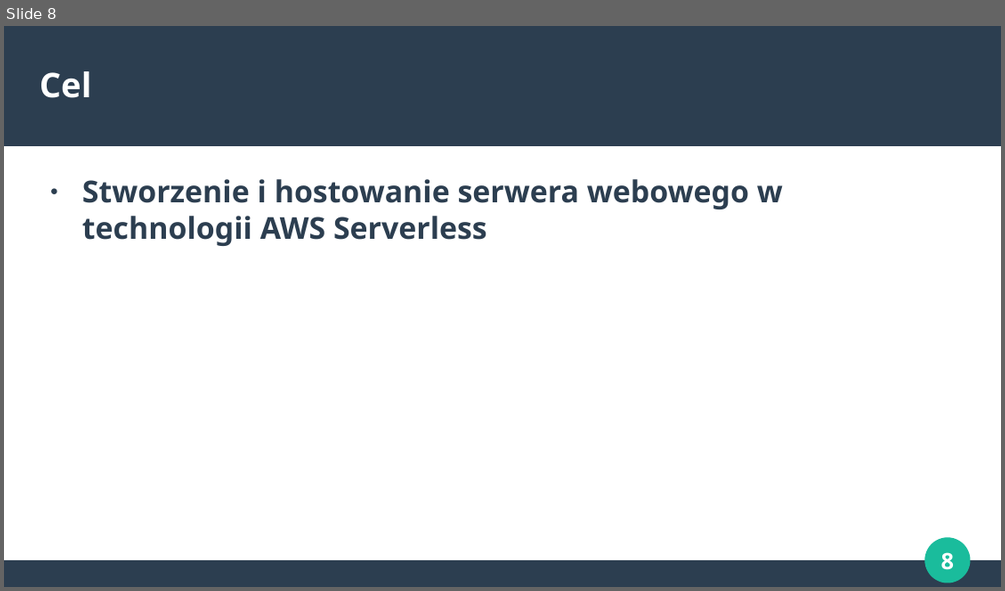
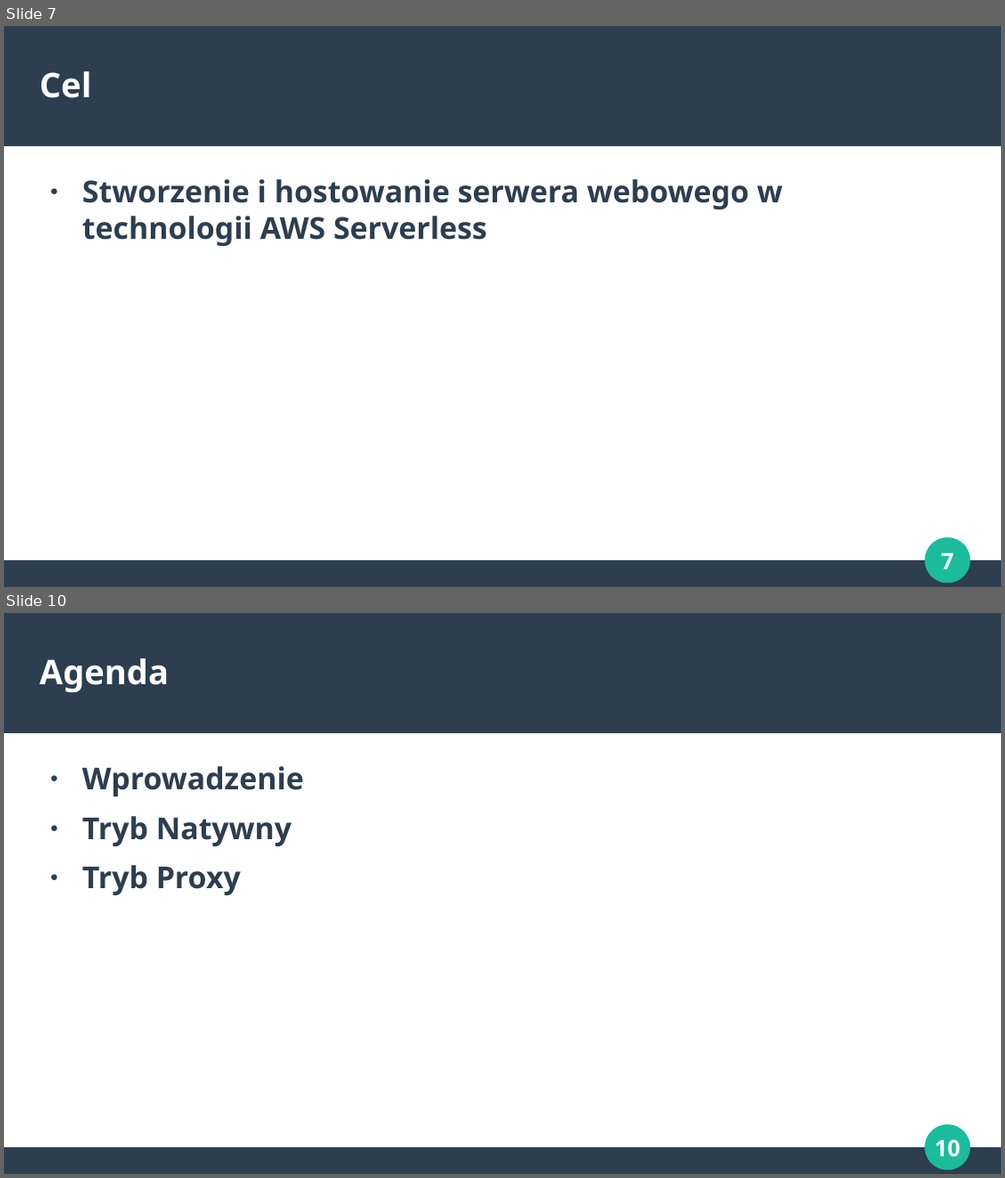
Before and after one commit to makspiechota/aws-apigateway-training-pl, a slide deck: presentation.odp. Shown one above the other, each under a label of ours: slide 8 before the commit, slides 7 and 10 after it; the slides between them are not shown. The pictures are 1005x591 and 1005x1178 pixels, drawn with LibreOffice and Linux fonts; fonts in the diff are those of the drawing. Boxes give left, top, right and bottom in pixels: in the first picture for what was removed or moved away, otherwise in the second. Text is boxed around its words. In the diff, an @@ line names an element or a change of style, - is before the commit and + after.

```diff
--- a/presentation.odp
+++ b/presentation.odp
@@ slide 10 added at (x1=4, y1=613, x2=1001, y2=1174), background #FFFFFF; not listed: 4 template elements that a slide beside it also shows @@
@@ title added at (x1=40, y1=658, x2=169, y2=692), 27 pt, text #FFFFFF, bold @@
+Agenda
@@ text added at (x1=82, y1=766, x2=304, y2=895), 24 pt, text #2C3E50, bold @@
+● Wprowadzenie
+● Tryb Natywny
+● Tryb Proxy
@@ what was slide 8 is now slide 7 @@
@@ page number at (x1=941, y1=553, x2=955, y2=569): text changed @@
-8
+7
```
Also in this commit, not shown: 3 slides changed, 31 other slides added.
